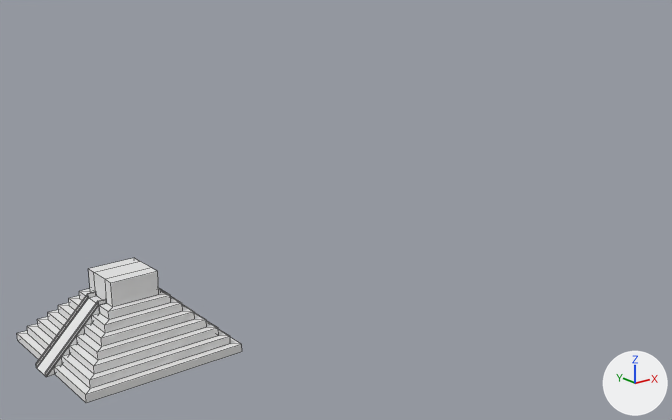
A saved change to the Blender file MayanPyramid.blend.
Camera for both pictures: a 50 mm lens placed at (-45.2, -97.1, 49.9), pointed at (51.4, 23.6, 1.6). The lights are fixed; the arrows at lower right show +X, +Y and +Z. Mesh edges are drawn as thin lines.

The first picture shows 'Pyramid'.
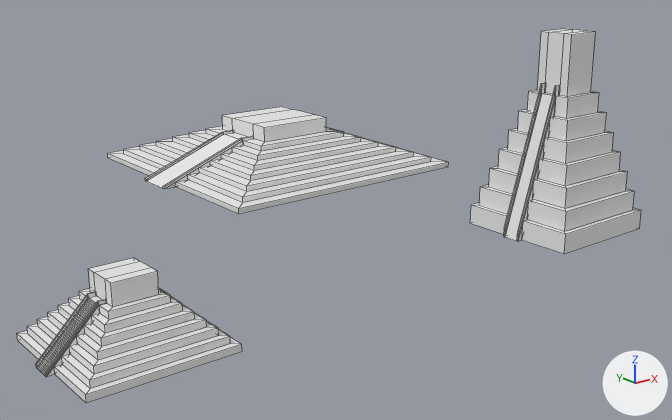
Commit message: BM18 Using The Array Modifier

Pixel boxes [x1, y1, x2, y2] of what changed, in the pictures (672 x 420 px):
'Big Pyramid', added: after [470, 29, 641, 254]
'Small Pyramid', added: after [108, 107, 449, 214]
part 1 of me_cube, built on: [36, 292, 97, 376] in both

The change in detail:
me_cube is used by ob_pyramid; location (0.0, 0.0, 0.0); scale (10.0, 10.0, 1.0).
me_cube had 152 vertices, 141 faces and spanned x -1.1..1.0, y -1.0..1.0, z 0.0..9.97.
me_cube now has 362 vertices, 211 faces and spans x -1.1..1.0, y -1.0..1.0, z 0.0..9.97.
Part 1, on me_cube:
9 faces are deleted.
107 vertices are added at x -1.1..-0.4, y -0.13..0.13, z 0.0..7.0.
103 new vertices lie (0.0, 0.26, 0.0) away from vertices in x -1.1..-0.42, y -0.13, z 0.2..7.0.
79 new faces join them.
Mesh me_cube_1 is new.
It has 152 vertices, 141 faces and spans x 3.94..6.04, y 3.8..5.8, z 0.0..9.97.
It uses material mat_material (white #e7e7e7).
Mesh me_cube_002 is new.
It has 152 vertices, 141 faces and spans x 1.42..3.52, y 1.4..3.4, z 0.0..9.97.
It uses material mat_material (white #e7e7e7).
Object 'Big Pyramid' (ob_big_pyramid) is new; it shows me_cube_1.
Its location is (27.6, -50.5, 0.0).
Its scale is (10.0, 10.0, 3.28).
Object 'Small Pyramid' (ob_small_pyramid) is new; it shows me_cube_002.
Its location is (0.0, 0.0, 0.0).
Its scale is (26.2, 26.2, 1.0).
